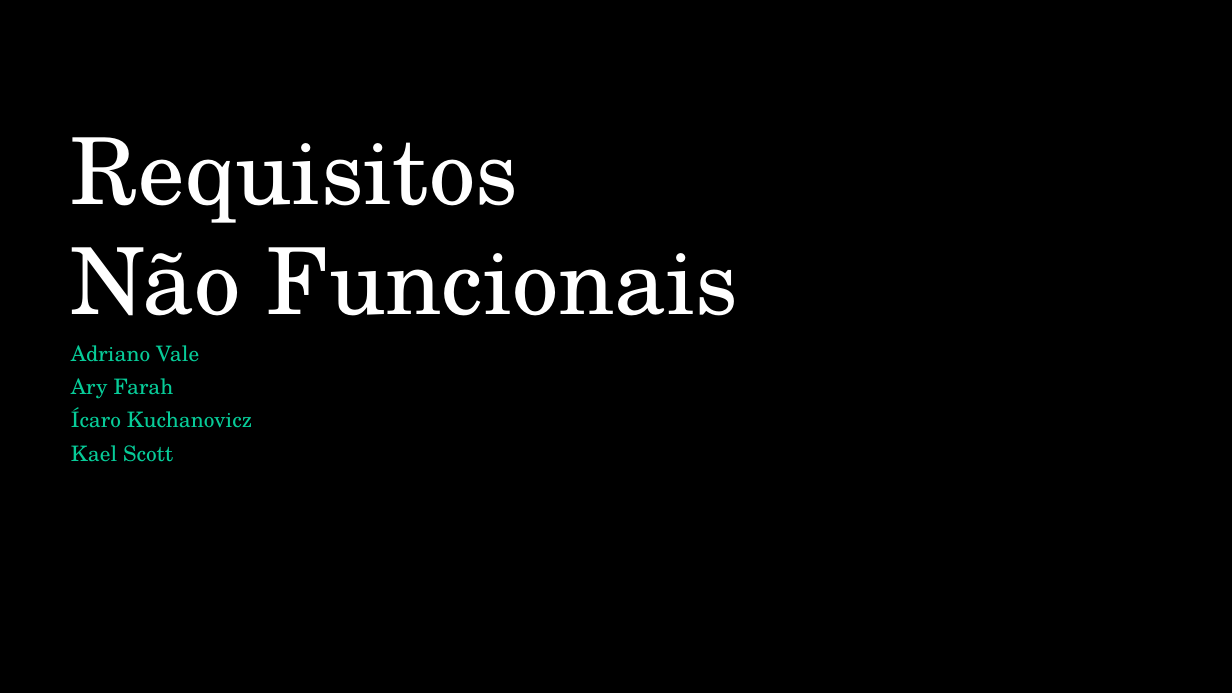
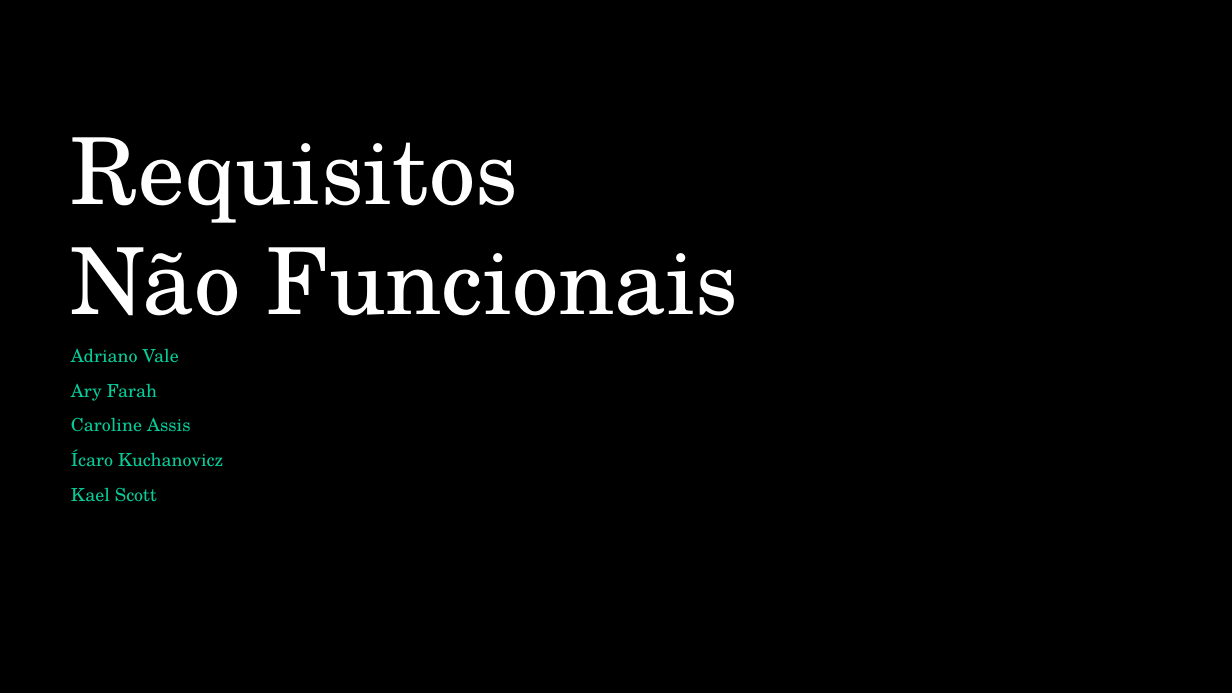
Before and after one commit to aryfarahs/PUCPR, a slide deck: slide 1 of 2º Período/Engenharia de Requisitos/Requisitos Não Funcionais.pptx. Drawn at 1232x693 pixels with LibreOffice and Linux fonts; fonts in the diff are those of the drawing; background and template pictures are left out. Boxes give left, top, right and bottom in pixels: in the first picture for what was removed or moved away, otherwise in the second. Text is boxed around its words. In the diff, an @@ line names an element or a change of style, - is before the commit and + after.

```diff
--- a/2º Período/Engenharia de Requisitos/Requisitos Não Funcionais.pptx
+++ b/2º Período/Engenharia de Requisitos/Requisitos Não Funcionais.pptx
@@ subtitle at (x1=71, y1=348, x2=223, y2=502): size 16.6 to 14 pt in "Adriano Vale", "Ary Farah", "Ícaro Kuchanovicz", "Kael Scott"; line spacing 0.7 to 0.9 @@
@@ subtitle at (x1=71, y1=417, x2=191, y2=432): paragraph added @@
+Caroline Assis
```
Also in this commit, not shown: 3 other slides changed, 1 slide removed, 1 other file.
